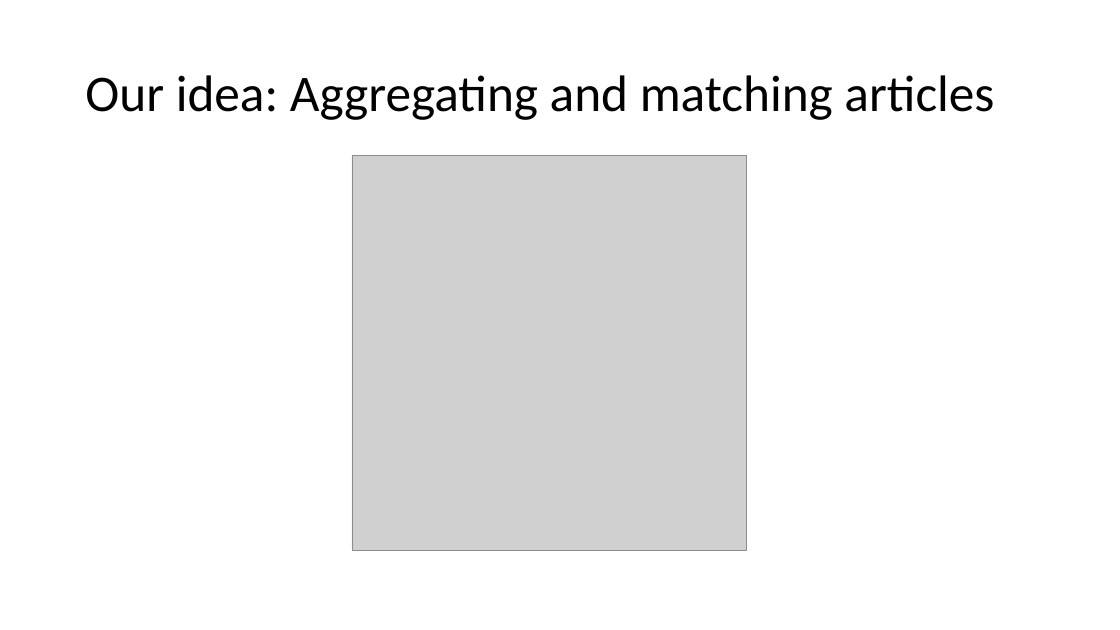
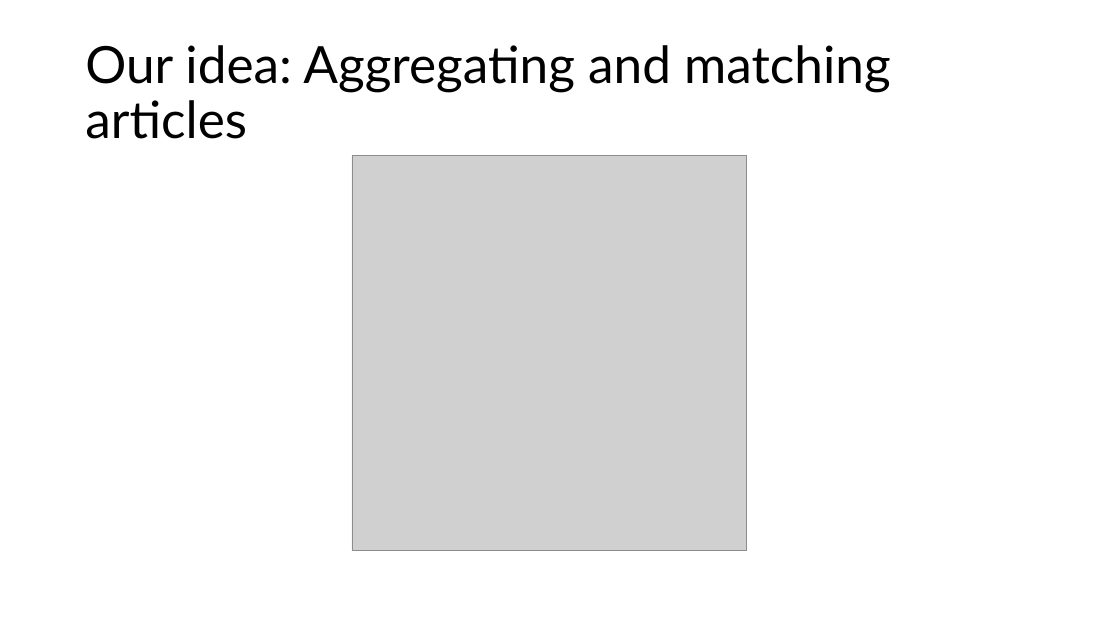
Before and after one commit to klausondrag/connect-the-dots, a slide deck: slide 4 of Presentation/ConnectTD-presentation.pptx. Drawn at 1120x630 pixels with LibreOffice and Linux fonts; fonts in the diff are those of the drawing; grey boxes stand for pictures; background and template pictures are left out. Boxes give left, top, right and bottom in pixels: in the first picture for what was removed or moved away, otherwise in the second. Text is boxed around its words. In the diff, an @@ line names an element or a change of style, - is before the commit and + after.

```diff
--- a/Presentation/ConnectTD-presentation.pptx
+++ b/Presentation/ConnectTD-presentation.pptx
@@ title "Our idea: Aggregating and matching ..." at (85, 45, 890, 139): font Calibri to Lato @@
```
Also in this commit, not shown: 8 other slides changed, 1 slide added, 1 slide removed, 1 other file.
